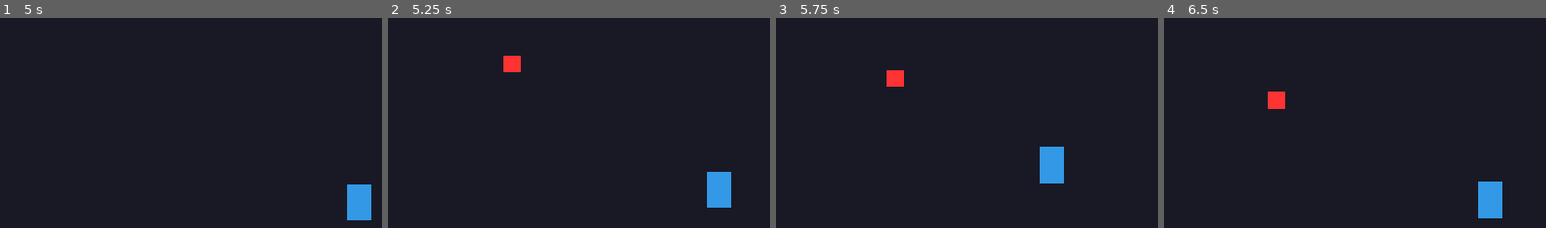
Above: before the commit, frames 1-4 (left to right).
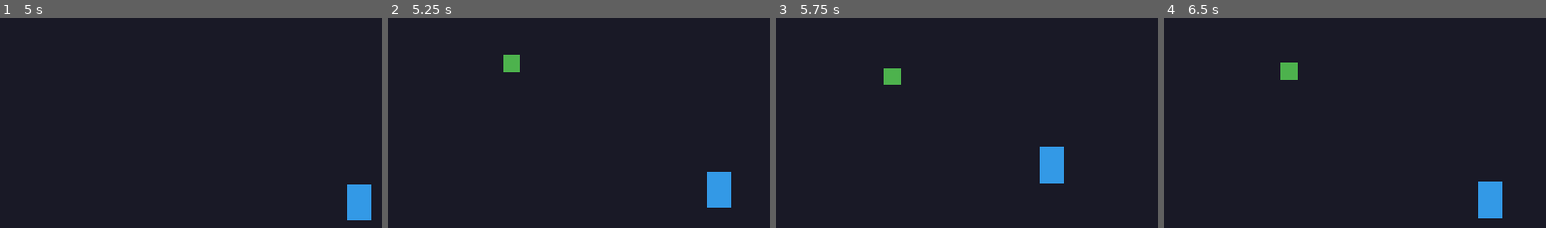
Above: after the commit, the same moments.

Repository: panliming666/legend_demo
Game: Godot game, scene res://scenes/main.tscn
The game is run twice, just before and just after one commit, with the same random seed, the same clock (stepped at 60 frames per second) and the same inputs.
Inputs (mouse positions are % of the whole screen's width and height, from its top left):
- Up to frame 1 (5 s): click "1" at 0.5 s; click "2" at 1.25 s; click "3" at 2 s; click "4" at 2.75 s; tap Enter at 3.5 s; move the mouse to (72, 45) at 3.52 s; hold D (move_right) 3.53-4.25 s; tap J (attack) at 3.6 s; click (72, 45) at 3.67 s; drag from (30, 56) to (45, 71) at 4.27 s
- Up to frame 2 (5.25 s): move the mouse to (60, 28) at 5.02 s; hold D (move_right) from 5.03 s (still down); tap J (attack) at 5.1 s
- Up to frame 3 (5.75 s): keep holding D (move_right)
- Up to frame 4 (6.5 s): release D (move_right) at 5.75 s; drag from (45, 71) to (20, 35) at 5.77 s
The pictures show only the part of the screen within x 2-52%, y 28-77%; the shares and areas given below are measured in that part.

Frame 1 is identical in both runs. In frame 2, 0.4% of the frame differs, in the area x 30-35%, y 17-26%; in frame 3, 0.5%; in frame 4, 0.8%, in the area x 27-36%, y 21-44%.

Commit message:
优化: 敌人系统重构
- 新增AI状态机(IDLE/PATROL/CHASE/ATTACK/RETREAT/DEAD)
- 新增多种敌人类型(slime/goblin/skeleton/boss)
- 每种类型有独特属性和颜色
- 新增仇恨系统
- 新增巡逻行为
- 新增逃跑机制(低血量)
- 新增敌人信息获取方法
- 新增伤害信号
- 优化视觉效果(受伤闪烁)

Diff:
--- a/scripts/enemy.gd
+++ b/scripts/enemy.gd
@@ -2,104 +2,418 @@
 
 class_name Enemy
 
-# 基础属性
+## 敌人系统 - 支持多种类型和行为
+
+# ============ 信号 ============
+signal enemy_died(enemy)
+signal enemy_damaged(damage, attacker)
+
+# ============ 基础属性 ============
 var max_hp: int = 30
 var current_hp: int = 30
 var level: int = 1
+var enemy_type: String = "slime"  # 敌人类型
 
 # 战斗属性
 var attack: int = 5
 var defense: int = 2
+var attack_speed: float = 1.0  # 攻击间隔(秒)
+var move_speed: float = 50.0
+
+# 掉落奖励
+var exp_drop: int = 10
+var gold_drop: int = 5
 
 # 移动参数
-var speed: float = 50.0
 var chase_speed: float = 100.0
+var patrol_speed: float = 50.0
 
 # AI参数
 var detection_range: float = 200.0
-var attack_range: float = 30.0
+var attack_range: float = 50.0
+var retreat_hp_percent: float = 0.2  # 血量低于20%时逃跑
+var is_retreating: bool = false
 
 # 状态
 var is_chasing: bool = false
 var is_attacking: bool = false
 var is_dead: bool = false
 
+# AI状态机
+enum AIState {
+	IDLE,       # 待机
+	PATROL,     # 巡逻
+	CHASE,      # 追逐
+	ATTACK,     # 攻击
+	RETREAT,    # 逃跑
+	DEAD        # 死亡
+}
+var current_state: AIState = AIState.IDLE
+
+# 巡逻路径
+var patrol_points: Array = []
+var current_patrol_index: int = 0
+
+# 引用
 var color_rect: ColorRect
 var player: Node = null
 
+# 战斗冷却
+var attack_cooldown: float = 0.0
+var last_attack_time: float = 0.0
+
+# 仇恨系统
+var hate_list: Dictionary = {}  # player_id: hate_value
+var current_target: Node = null
+
+# ============ 初始化 ============
 func _ready():
 	add_to_group("enemies")
-	color_rect = $ColorRect
+
+	# 获取颜色矩形引用
+	color_rect = $ColorRect if has_node("ColorRect") else null
+
+	# 设置初始状态
+	current_state = AIState.IDLE
+
 	# 查找玩家
+	_update_player_reference()
+
+	# 根据敌人类型设置属性
+	_setup_by_type()
+
+func _setup_by_type():
+	match enemy_type:
+		"slime":
+			max_hp = 20 + level * 5
+			attack = 3 + level
+			defense = 1
+			attack_speed = 1.5
+			detection_range = 150.0
+			attack_range = 30.0
+			exp_drop = 5 + level * 2
+			gold_drop = 2 + level
+			chase_speed = 80.0
+			_change_color(Color(0.3, 0.7, 0.3))  # 绿色
+
+		"goblin":
+			max_hp = 30 + level * 8
+			attack = 5 + level * 2
+			defense = 2
+			attack_speed = 1.2
+			detection_range = 250.0
+			attack_range = 40.0
+			exp_drop = 10 + level * 3
+			gold_drop = 5 + level * 2
+			chase_speed = 120.0
+			_change_color(Color(0.5, 0.4, 0.3))  # 棕色
+
+		"skeleton":
+			max_hp = 50 + level * 10
+			attack = 8 + level * 2
+			defense = 5
+			attack_speed = 1.0
+			detection_range = 300.0
+			attack_range = 50.0
+			exp_drop = 15 + level * 5
+			gold_drop = 10 + level * 3
+			chase_speed = 100.0
+			_change_color(Color(0.9, 0.9, 0.85))  # 白色
+
+		"boss":
+			max_hp = 200 + level * 50
+			attack = 15 + level * 5
+			defense = 10
+			attack_speed = 2.0
+			detection_range = 400.0
+			attack_range = 80.0
+			exp_drop = 100 + level * 20
+			gold_drop = 50 + level * 10
+			chase_speed = 60.0
+			retreat_hp_percent = 0.1
+			_change_color(Color(0.8, 0.2, 0.2))  # 红色
+
+	current_hp = max_hp
+
+func _change_color(color: Color):
+	if color_rect:
+		color_rect.color = color
+
+func _update_player_reference():
 	var players = get_tree().get_nodes_in_group("player")
 	if players.size() > 0:
 		player = players[0]
 
+# ============ 主循环 ============
 func _physics_process(delta):
 	if is_dead:
 		return
 
+	# 更新玩家引用
+	_update_player_reference()
+
+	# 更新冷却
+	if attack_cooldown > 0:
+		attack_cooldown -= delta
+
+	# 状态机
+	match current_state:
+		AIState.IDLE:
+			_do_idle_state(delta)
+		AIState.PATROL:
+			_do_patrol_state(delta)
+		AIState.CHASE:
+			_do_chase_state(delta)
+		AIState.ATTACK:
+			_do_attack_state(delta)
+		AIState.RETREAT:
+			_do_retreat_state(delta)
+
+	# 应用移动
+	if velocity.length() > 0:
+		move_and_slide()
+
+# ============ AI状态行为 ============
+func _do_idle_state(delta):
+	# 待机一段时间后开始巡逻
+	if randf() < 0.02:
+		current_state = AIState.PATROL
+		_pick_patrol_point()
+
+	# 检测到玩家则追逐
+	if player and _get_distance_to_player() < detection_range:
+		current_state = AIState.CHASE
+
+func _do_patrol_state(delta):
+	# 巡逻移动
+	if patrol_points.size() > 0:
+		var target = patrol_points[current_patrol_index]
+		var direction = (target - global_position).normalized()
+		velocity = direction * patrol_speed
+
+		# 到达目标点
+		if global_position.distance_to(target) < 10:
+			current_patrol_index = (current_patrol_index + 1) % patrol_points.size()
+	else:
+		# 随机移动
+		if randf() < 0.02:
+			velocity = Vector2(randf_range(-1, 1), randf_range(-1, 1)).normalized() * patrol_speed
+
+	# 检测到玩家则追逐
+	if player and _get_distance_to_player() < detection_range:
+		current_state = AIState.CHASE
+
+func _do_chase_state(delta):
+	if not player:
+		current_state = AIState.IDLE
+		return
+
+	var distance = _get_distance_to_player()
+
+	# 超出检测范围，返回巡逻
+	if distance > detection_range * 1.5:
+		current_state = AIState.PATROL
+		return
+
+	# 进入攻击范围
+	if distance < attack_range:
+		current_state = AIState.ATTACK
+		return
+
+	# 血量过低逃跑
+	if float(current_hp) / max_hp < retreat_hp_percent and retreat_hp_percent > 0:
+		current_state = AIState.RETREAT
+		return
+
+	# 追逐玩家
+	var direction = (player.global_position - global_position).normalized()
+	velocity = direction * chase_speed
+
+func _do_attack_state(delta):
+	if not player:
+		current_state = AIState.IDLE
+		return
+
+	var distance = _get_distance_to_player()
+
+	# 玩家离开攻击范围
+	if distance > attack_range * 1.5:
+		current_state = AIState.CHASE
+		return
+
+	# 停止移动
+	velocity = Vector2.ZERO
+
+	# 攻击
+	if attack_cooldown <= 0:
+		perform_attack()
+		attack_cooldown = attack_speed
+		last_attack_time = Time.get_ticks_msec() / 1000.0
+
+func _do_retreat_state(delta):
+	# 远离玩家
 	if player:
-		var distance_to_player = global_position.distance_to(player.global_position)
-
-		# AI行为
-		if distance_to_player < detection_range:
-			is_chasing = true
-
-			# 追逐玩家
-			var direction = (player.global_position - global_position).normalized()
-			velocity = direction * chase_speed
-
-			# 检测攻击范围
-			if distance_to_player < attack_range and not is_attacking:
-				perform_attack()
+		var direction = (global_position - player.global_position).normalized()
+		velocity = direction * chase_speed * 0.8
+
+	# 跑远后消失或恢复
+	if player and _get_distance_to_player() > detection_range * 2:
+		# 可以选择恢复或彻底逃跑
+		if float(current_hp) / max_hp > 0.5:
+			current_state = AIState.PATROL
 		else:
-			is_chasing = false
-			# 随机巡逻
-			if randf() < 0.01:
-				velocity = Vector2(randf_range(-1, 1), randf_range(-1, 1)).normalized() * speed
-
-		move_and_slide()
-
+			_flee_away()
+
+func _get_distance_to_player() -> float:
+	if player:
+		return global_position.distance_to(player.global_position)
+	return 9999.0
+
+func _pick_patrol_point():
+	patrol_points.clear()
+	var base_pos = global_position
+	for i in range(3):
+		var offset = Vector2(randf_range(-50, 50), randf_range(-50, 50))
+		patrol_points.append(base_pos + offset)
+
+func _flee_away():
+	# 彻底逃离（消失）
+	print("敌人逃跑消失")
+	queue_free()
+
+# ============ 战斗系统 ============
 func perform_attack():
+	if is_attacking or not player:
+		return
+
 	is_attacking = true
-	color_rect.color = Color(1, 0.5, 0.5, 1)
+
+	# 视觉反馈
+	_change_color(Color(1, 0.5, 0.5))
 
 	# 对玩家造成伤害
 	if player and player.has_method("take_damage"):
+		# 添加仇恨
+		_add_hate(player, attack)
 		player.take_damage(attack)
 
 	await get_tree().create_timer(0.3).timeout
-	color_rect.color = Color(1, 0.2, 0.2, 1)
+	_change_to_normal_color()
 	is_attacking = false
 
+func _change_to_normal_color():
+	match enemy_type:
+		"slime": _change_color(Color(0.3, 0.7, 0.3))
+		"goblin": _change_color(Color(0.5, 0.4, 0.3))
+		"skeleton": _change_color(Color(0.9, 0.9, 0.85))
+		"boss": _change_color(Color(0.8, 0.2, 0.2))
+		_: _change_color(Color(1, 0.2, 0.2))
+
 func take_damage(amount: int):
+	if is_dead:
+		return
+
+	# 计算伤害
 	var actual_damage = max(1, amount - defense)
 	current_hp -= actual_damage
 
-	print("敌人受到", actual_damage, "点伤害，剩余HP:", current_hp)
+	emit_signal("enemy_damaged", actual_damage, null)
+
+	print("敌人受到", actual_damage, "点伤害，剩余HP:", current_hp, "/", max_hp)
 
 	# 受伤闪烁
-	color_rect.color = Color.YELLOW
-	await get_tree().create_timer(0.1).timeout
-	color_rect.color = Color(1, 0.2, 0.2, 1)
-
-	# 掉落经验
+	_take_damage_effect()
+
+	# 检查死亡
 	if current_hp <= 0:
 		die()
 
+func _take_damage_effect():
+	# 闪烁效果
+	if color_rect:
+		color_rect.color = Color.YELLOW
+		await get_tree().create_timer(0.1).timeout
+		_change_to_normal_color()
+
+	# 被打后短暂硬直
+	velocity = Vector2.ZERO
+
 func die():
+	if is_dead:
+		return
+
 	is_dead = true
-	color_rect.color = Color(0.5, 0.5, 0.5, 0.5)
-
-	# 掉落经验给玩家
+	current_state = AIState.DEAD
+
+	# 死亡视觉
+	if color_rect:
+		color_rect.color = Color(0.5, 0.5, 0.5, 0.5)
+
+	# 给予经验
 	if player and player.has_method("add_exp"):
-		player.add_exp(level * 10)
-
-	# 触发掉落
+		player.add_exp(exp_drop)
+		player.on_kill_enemy()  # 通知玩家击杀
+
+	# 给予金币
+	if player and player.has_method("add_gold"):
+		player.add_gold(gold_drop)
+
+	# 触发GameManager
 	var game_manager = get_tree().current_scene.get_node_or_null("GameManager")
 	if game_manager and game_manager.has_method("on_enemy_killed"):
 		game_manager.on_enemy_killed(level)
 
+	emit_signal("enemy_died", self)
+
+	# 延迟消失
 	await get_tree().create_timer(0.5).timeout
 	queue_free()
+
+# ============ 仇恨系统 ============
+func _add_hate(target: Node, hate_value: int):
+	var target_id = str(target.get_instance_id())
+	if not hate_list.has(target_id):
+		hate_list[target_id] = 0
+	hate_list[target_id] += hate_value
+
+	# 切换仇恨目标
+	_update_hate_target()
+
+func _update_hate_target():
+	if hate_list.is_empty():
+		current_target = player
+		return
+
+	var max_hate = 0
+	var new_target_id = ""
+
+	for id in hate_list.keys():
+		if hate_list[id] > max_hate:
+			max_hate = hate_list[id]
+			new_target_id = id
+
+	# 切换到仇恨最高的玩家
+	current_target = player  # 简化处理
+
+# ============ 公共方法 ============
+func set_level(new_level: int):
+	level = new_level
+	_setup_by_type()
+
+func get_hp_percent() -> float:
+	return float(current_hp) / max_hp if max_hp > 0 else 0.0
+
+func is_alive() -> bool:
+	return not is_dead
+
+func get_info() -> Dictionary:
+	return {
+		"type": enemy_type,
+		"level": level,
+		"hp": current_hp,
+		"max_hp": max_hp,
+		"attack": attack,
+		"defense": defense,
+		"exp_drop": exp_drop,
+		"gold_drop": gold_drop
+	}
